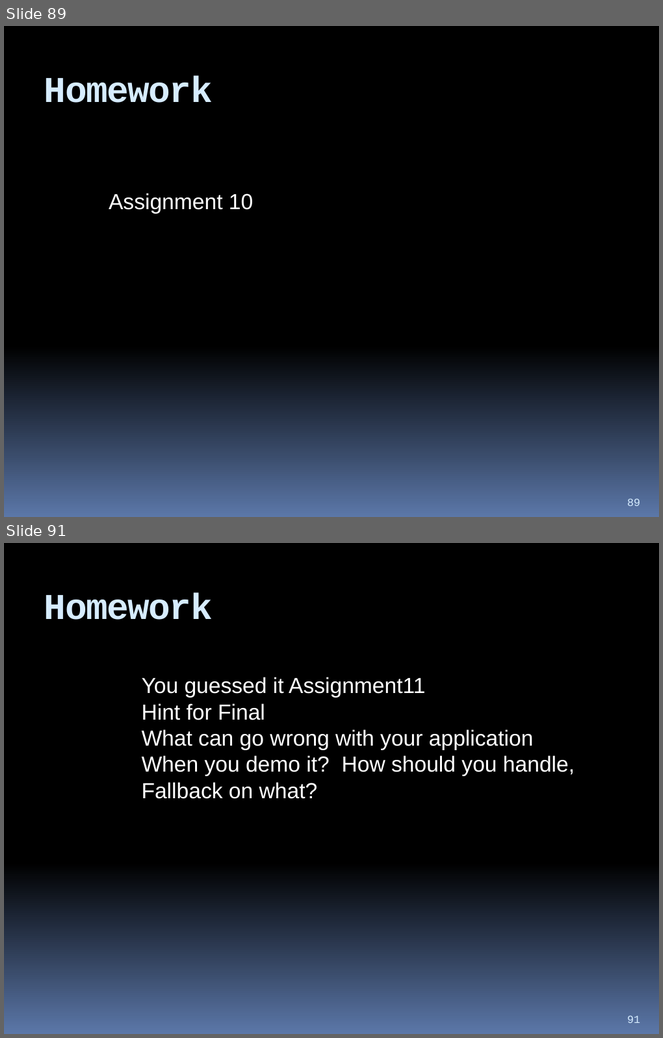
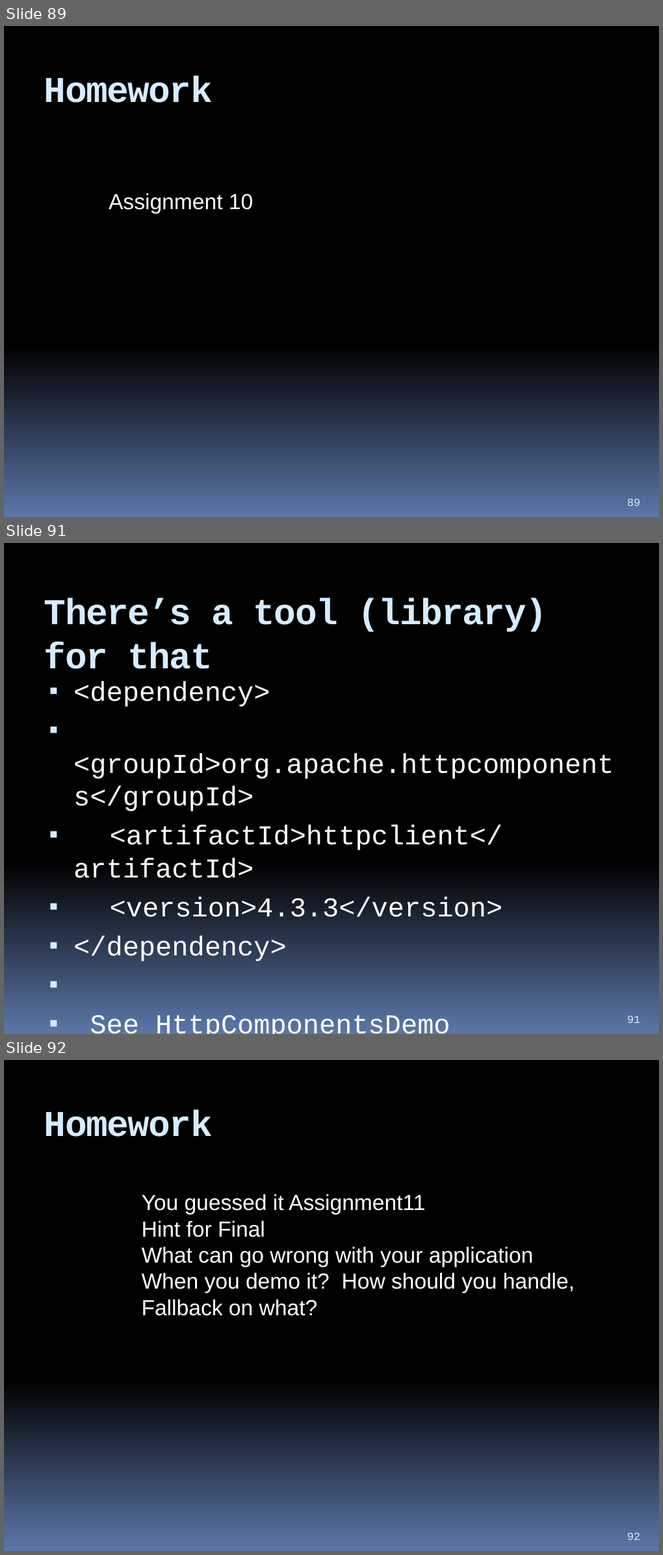
Before and after one commit to hchan/comp2613, a slide deck: coursePresentation.pptx. Shown one above the other, each under a label of ours: slides 89 and 91 before the commit, slides 89, 91 and 92 after it; the slides between them are not shown. The pictures are 663x1038 and 663x1555 pixels, drawn with LibreOffice and Linux fonts; fonts in the diff are those of the drawing. Boxes give left, top, right and bottom in pixels: in the first picture for what was removed or moved away, otherwise in the second. Text is boxed around its words. In the diff, an @@ line names an element or a change of style, - is before the commit and + after.

```diff
--- a/coursePresentation.pptx
+++ b/coursePresentation.pptx
@@ slide 91 added at [4, 543, 659, 1034], background gradient #000000 to #5B77A8 @@
@@ title added at [44, 598, 547, 669], 40 pt, text #D6ECFF, bold @@
+There’s a tool (library) for that
@@ text added at [74, 681, 614, 1034], 30 pt, text #FFFFFF @@
+▪ <dependency>
+▪ <groupId>org.apache.httpcomponents</groupId>
+▪ <artifactId>httpclient</artifactId>
+▪ <version>4.3.3</version>
+▪ </dependency>
+▪ See HttpComponentsDemo
@@ page number added at [627, 1016, 640, 1023], 12 pt, text #D6ECFF @@
+91
@@ what was slide 91 is now slide 92 @@
@@ page number at [627, 1533, 640, 1540]: text changed @@
-91
+92
```
Also in this commit, not shown: 1 slide changed, 1 other slide added, 1 slide removed, 2 other files.
